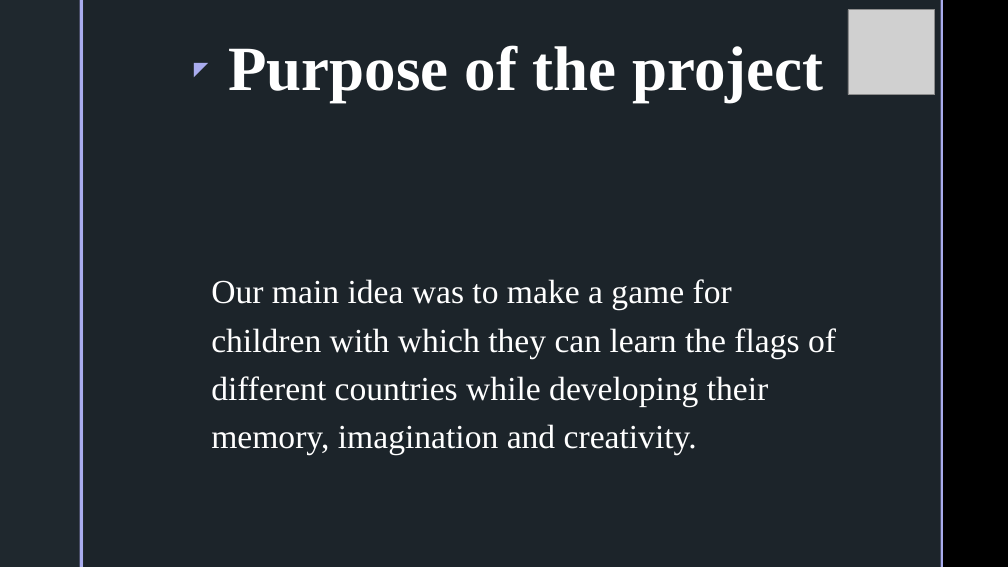
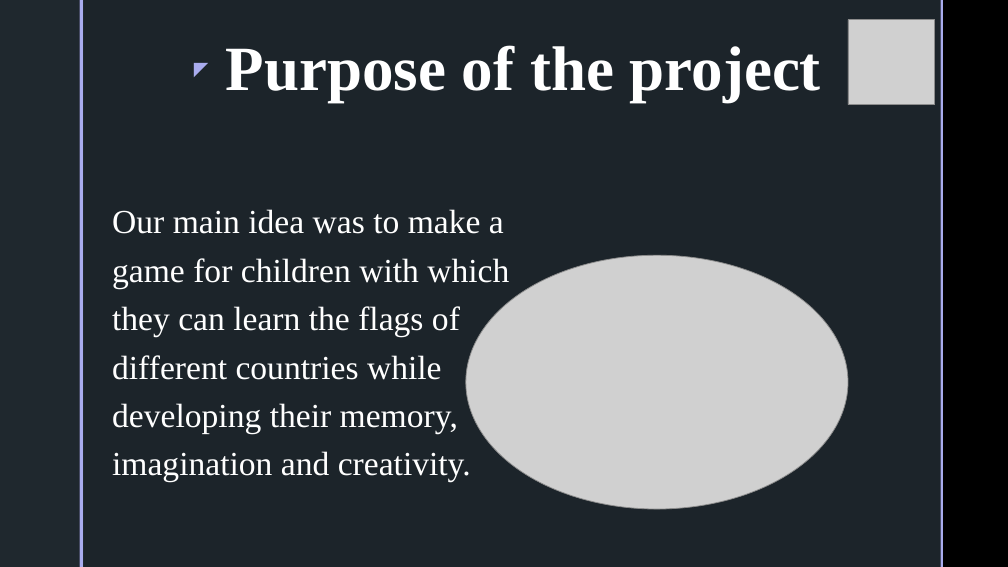
Before and after one commit to MIKafedzhiev20/Location-Finders, a slide deck: slide 3 of Presentation and Documentation/Location Finders Presentation.pptx. Drawn at 1008x567 pixels with LibreOffice and Linux fonts; fonts in the diff are those of the drawing; grey boxes stand for pictures; background and template pictures are left out. Boxes give left, top, right and bottom in pixels: in the first picture for what was removed or moved away, otherwise in the second. Text is boxed around its words. In the diff, an @@ line names an element or a change of style, - is before the commit and + after.

Commit message:
Update Presentation.
Add some new pictures in the presentation.

```diff
--- a/Presentation and Documentation/Location Finders Presentation.pptx
+++ b/Presentation and Documentation/Location Finders Presentation.pptx
@@ picture: place and size @@
-picture at [848, 10, 935, 95]
+picture at [848, 20, 935, 104]
@@ text "Our main idea was to ..." rewrapped from [211, 279, 836, 455] to [112, 209, 509, 482] @@
@@ picture added at [466, 256, 848, 510] @@
```
Also in this commit, not shown: 4 other slides changed.
